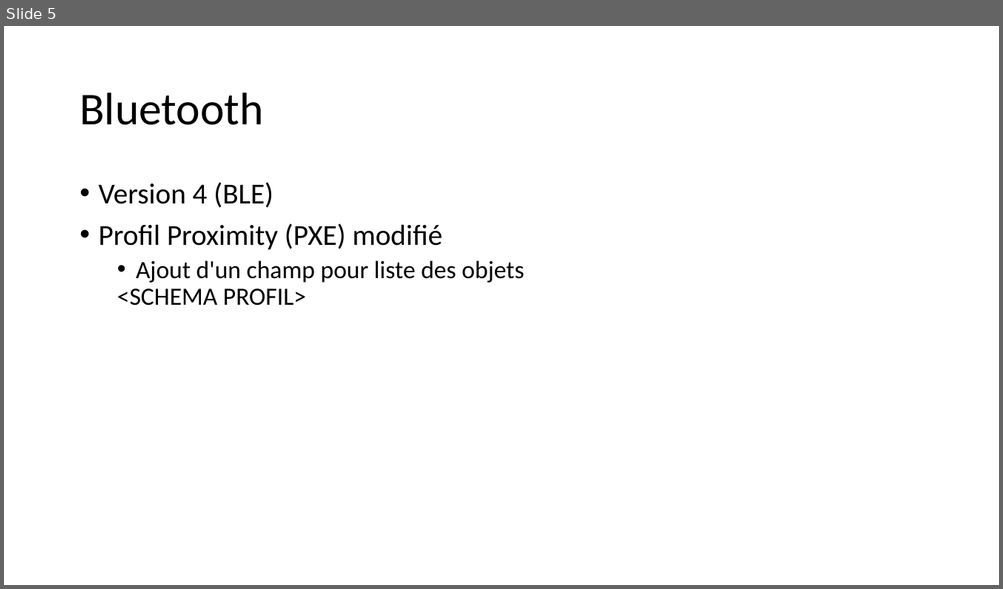
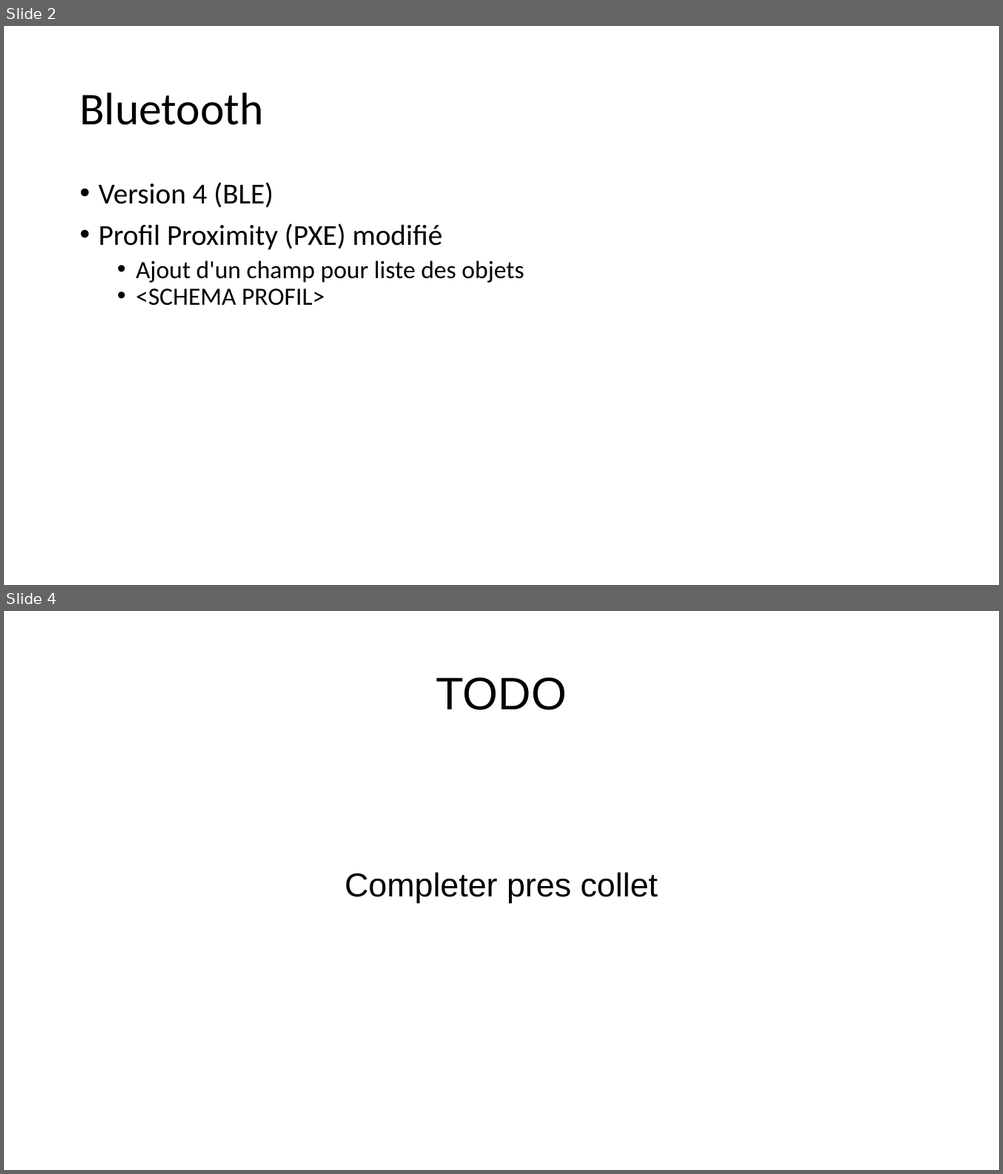
Before and after one commit to taboadaa/ShuQi, a slide deck: Documentation/Documents/presTech.odp. Shown one above the other, each under a label of ours: slide 5 before the commit, slides 2 and 4 after it; the slides between them are not shown. The pictures are 1003x589 and 1003x1174 pixels, drawn with LibreOffice and Linux fonts; fonts in the diff are those of the drawing. Boxes give left, top, right and bottom in pixels: in the first picture for what was removed or moved away, otherwise in the second. Text is boxed around its words. In the diff, an @@ line names an element or a change of style, - is before the commit and + after.

Commit message:
Pres Jeudi

```diff
--- a/Documentation/Documents/presTech.odp
+++ b/Documentation/Documents/presTech.odp
@@ slide 4 added at <box>4,611,999,1170</box>, background #FFFFFF @@
@@ title added at <box>435,678,566,710</box>, 44 pt, text #000000 @@
+TODO
@@ subtitle added at <box>344,872,658,903</box>, 32 pt, text #000000 @@
+Completer pres collet
@@ what was slide 5 is now slide 2 @@
@@ slide 2 changed as well @@
@@ text at <box>136,289,324,306</box>: bullet none to • @@
```
Also in this commit, not shown: 1 other slide changed, 2 other slides added, 5 slides removed, 3 other files.
